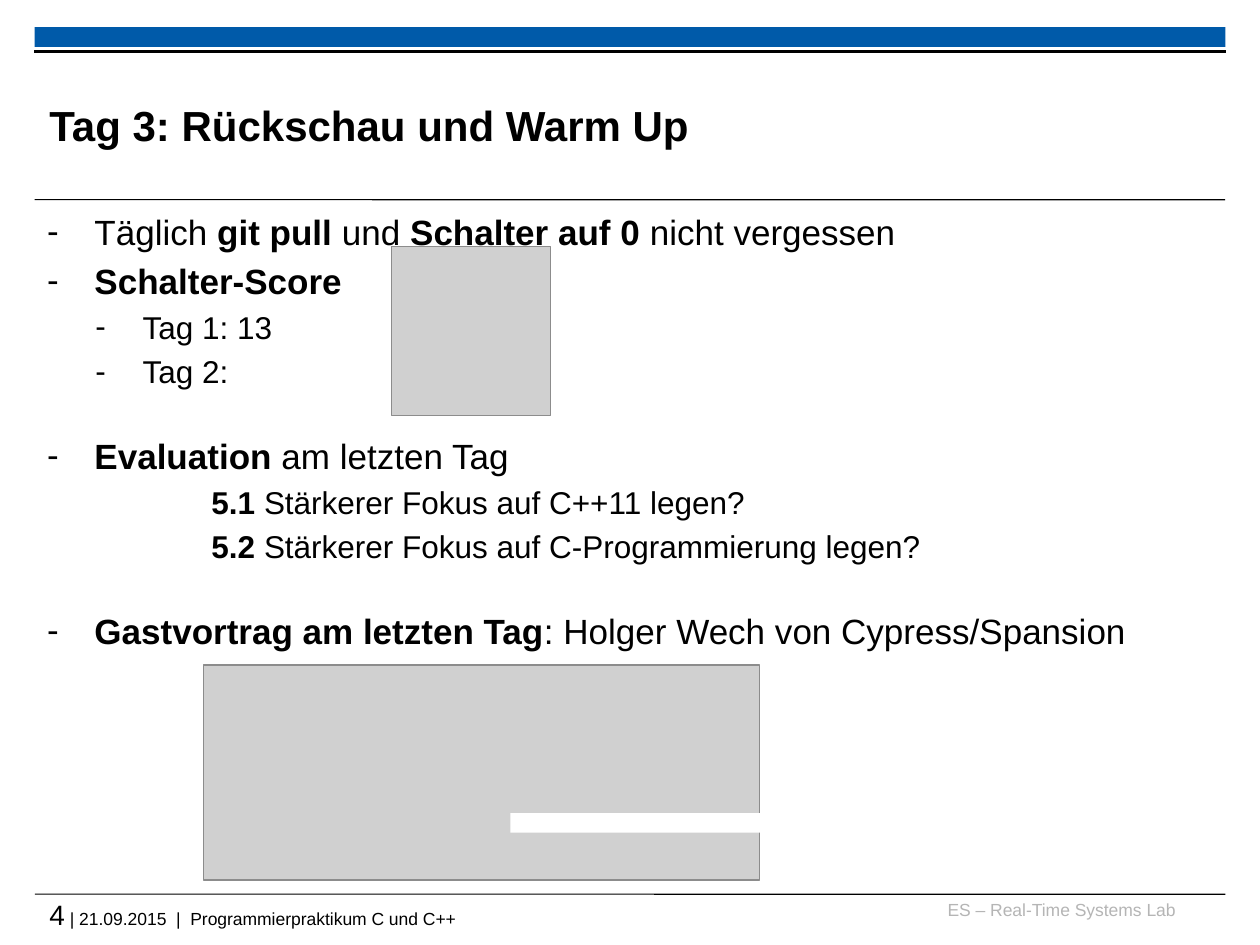
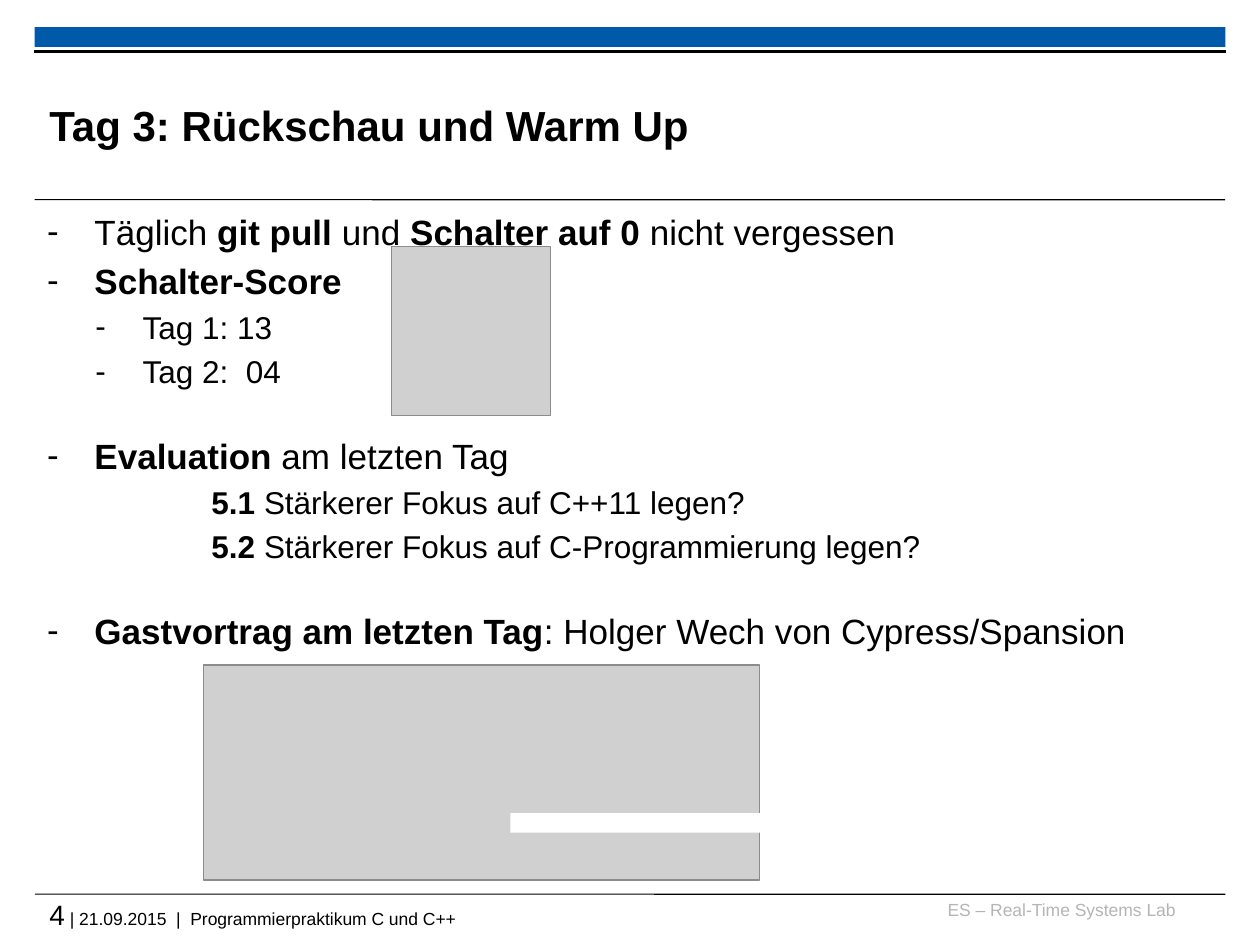
Before and after one commit to h82k/tud-cppp, a slide deck: slide 4 of 2015/week2__recap_and_warmup_slides.pptx. Drawn at 1260x945 pixels with LibreOffice and Linux fonts; fonts in the diff are those of the drawing; grey boxes stand for pictures; background and template pictures are left out. Boxes give left, top, right and bottom in pixels: in the first picture for what was removed or moved away, otherwise in the second. Text is boxed around its words. In the diff, an @@ line names an element or a change of style, - is before the commit and + after.

```diff
--- a/2015/week2__recap_and_warmup_slides.pptx
+++ b/2015/week2__recap_and_warmup_slides.pptx
@@ text at box(143, 361, 281, 389): text changed @@
-  – Tag 2:
+  – Tag 2: 04
```
Also in this commit, not shown: 1 other slide changed, 2 other files.
